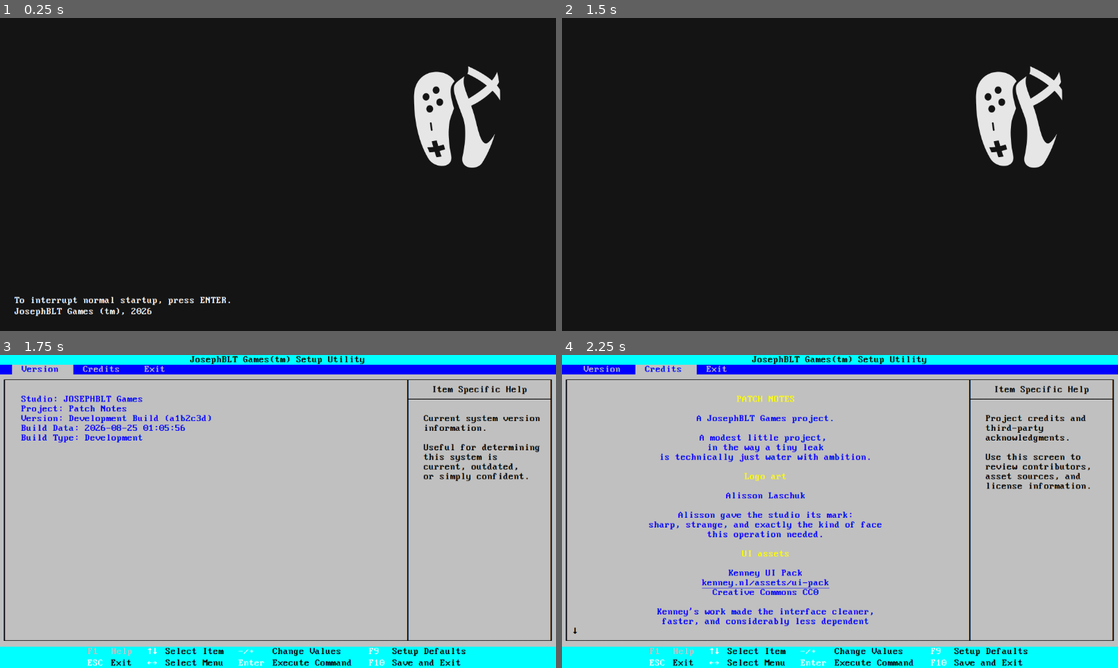
Above: before the commit, frames 1-4 (two rows, left to right).
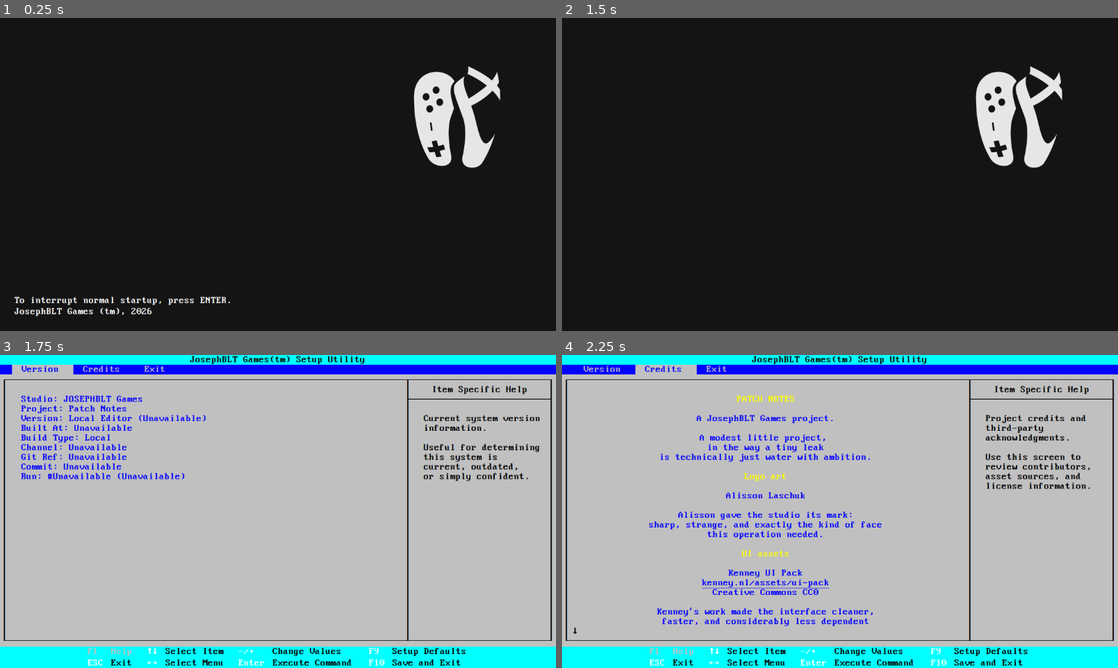
Above: after the commit, the same moments.

Repository: Josephblt/patch-notes
Game: Godot game, scene res://scenes/startup.tscn
The game is run twice, just before and just after one commit, with the same random seed, the same clock (stepped at 60 frames per second) and the same inputs.
Inputs:
- Up to frame 1 (0.25 s): no input
- Up to frame 2 (1.5 s): tap Enter (bios_accept) at 0.5 s; hold Right (bios_right) 0.53-1.28 s; hold Enter (bios_accept) 0.53-1.28 s; hold Down (bios_down) from 1.28 s (still down); tap Space (bios_select) at 1.35 s
- Up to frame 3 (1.75 s): keep holding Down (bios_down)
- Up to frame 4 (2.25 s): tap Enter (bios_accept) at 2 s; release Down (bios_down) at 2.03 s; hold Right (bios_right) from 2.03 s (still down); hold Enter (bios_accept) from 2.03 s (still down)

Frames 1-2 are identical in both runs. In frame 3, 1.5% of the frame differs, in the area x 3-38%, y 19-40%; in frame 4, nothing differs.

Commit message:
Generate BIOS build metadata

Diff:
--- a/src/scenes/bios/version.tscn
+++ b/src/scenes/bios/version.tscn
@@ -51,7 +51,7 @@
 theme_override_colors/font_color = Color(0, 0, 1, 1)
 theme_override_fonts/font = ExtResource("1_f65hb")
 theme_override_font_sizes/font_size = 20
-text = "    Build Data: 2026-08-25 01:05:56"
+text = "    Built At: Unavailable"
 vertical_alignment = 1
 
 [node name="VersionLine5" type="Label" parent="VersionLeftVBoxContainer" unique_id=1820342736]
@@ -62,8 +62,40 @@
 text = "    Build Type: Development"
 vertical_alignment = 1
 
+[node name="VersionLine6" type="Label" parent="VersionLeftVBoxContainer" unique_id=455594801]
+layout_mode = 2
+theme_override_colors/font_color = Color(0, 0, 1, 1)
+theme_override_fonts/font = ExtResource("1_f65hb")
+theme_override_font_sizes/font_size = 20
+text = "    Channel: Unavailable"
+vertical_alignment = 1
+
+[node name="VersionLine7" type="Label" parent="VersionLeftVBoxContainer" unique_id=1840571315]
+layout_mode = 2
+theme_override_colors/font_color = Color(0, 0, 1, 1)
+theme_override_fonts/font = ExtResource("1_f65hb")
+theme_override_font_sizes/font_size = 20
+text = "    Git Ref: Unavailable"
+vertical_alignment = 1
+
+[node name="VersionLine8" type="Label" parent="VersionLeftVBoxContainer" unique_id=2079533215]
+layout_mode = 2
+theme_override_colors/font_color = Color(0, 0, 1, 1)
+theme_override_fonts/font = ExtResource("1_f65hb")
+theme_override_font_sizes/font_size = 20
+text = "    Commit: Unavailable"
+vertical_alignment = 1
+
+[node name="VersionLine9" type="Label" parent="VersionLeftVBoxContainer" unique_id=1028052629]
+layout_mode = 2
+theme_override_colors/font_color = Color(0, 0, 1, 1)
+theme_override_fonts/font = ExtResource("1_f65hb")
+theme_override_font_sizes/font_size = 20
+text = "    Run: #Unavailable (Unavailable)"
+vertical_alignment = 1
+
 [node name="VersionLineBottom" type="Label" parent="VersionLeftVBoxContainer" unique_id=991449391]
-custom_minimum_size = Vector2(0, 420)
+custom_minimum_size = Vector2(0, 340)
 layout_mode = 2
 theme_override_colors/font_color = Color(0, 0, 0, 1)
 theme_override_fonts/font = ExtResource("1_f65hb")
--- /dev/null
+++ b/src/scripts/models/build_metadata.gd
@@ -0,0 +1,72 @@
+class_name BuildMetadata
+extends RefCounted
+
+
+const DEFAULT_PATH: String = "res://data/build_metadata.json"
+const UNAVAILABLE: String = "Unavailable"
+const LOCAL_VERSION_LABEL: String = "Local Editor"
+const LOCAL_BUILD_TYPE: String = "Local"
+
+var version_label: String = LOCAL_VERSION_LABEL
+var built_at: String = UNAVAILABLE
+var build_type: String = LOCAL_BUILD_TYPE
+var build_channel: String = UNAVAILABLE
+var git_ref: String = UNAVAILABLE
+var commit_sha: String = UNAVAILABLE
+var short_sha: String = UNAVAILABLE
+var run_number: String = UNAVAILABLE
+var run_id: String = UNAVAILABLE
+
+
+static func load_default() -> BuildMetadata:
+	return load_from_path(DEFAULT_PATH)
+
+
+static func load_from_path(metadata_path: String) -> BuildMetadata:
+	var metadata := BuildMetadata.new()
+
+	if not FileAccess.file_exists(metadata_path):
+		return metadata
+
+	var metadata_file: FileAccess = FileAccess.open(metadata_path, FileAccess.READ)
+	if metadata_file == null:
+		return metadata
+
+	var parsed_metadata: Variant = JSON.parse_string(metadata_file.get_as_text())
+	if not (parsed_metadata is Dictionary):
+		return metadata
+
+	metadata._load_from_dictionary(parsed_metadata)
+	return metadata
+
+
+func get_version_display() -> String:
+	return "%s (%s)" % [version_label, short_sha]
+
+
+func get_run_display() -> String:
+	return "#%s (%s)" % [run_number, run_id]
+
+
+func _load_from_dictionary(metadata: Dictionary) -> void:
+	version_label = _metadata_value(metadata, "version_label", LOCAL_VERSION_LABEL)
+	built_at = _metadata_value(metadata, "built_at")
+	build_type = _metadata_value(metadata, "build_type", LOCAL_BUILD_TYPE)
+	build_channel = _metadata_value(metadata, "build_channel")
+	git_ref = _metadata_value(metadata, "git_ref")
+	commit_sha = _metadata_value(metadata, "commit_sha")
+	short_sha = _metadata_value(metadata, "short_sha")
+	run_number = _metadata_value(metadata, "run_number")
+	run_id = _metadata_value(metadata, "run_id")
+
+
+func _metadata_value(metadata: Dictionary, key: String, fallback: String = UNAVAILABLE) -> String:
+	var value: Variant = metadata.get(key, fallback)
+	if value == null:
+		return fallback
+
+	var string_value: String = str(value).strip_edges()
+	if string_value.is_empty():
+		return fallback
+
+	return string_value
--- a/src/scripts/scenes/bios/version.gd
+++ b/src/scripts/scenes/bios/version.gd
@@ -1,2 +1,23 @@
 class_name BiosVersion
 extends BiosItem
+
+
+@onready var _version_label: Label = $VersionLeftVBoxContainer/VersionLine3
+@onready var _built_at_label: Label = $VersionLeftVBoxContainer/VersionLine4
+@onready var _build_type_label: Label = $VersionLeftVBoxContainer/VersionLine5
+@onready var _build_channel_label: Label = $VersionLeftVBoxContainer/VersionLine6
+@onready var _git_ref_label: Label = $VersionLeftVBoxContainer/VersionLine7
+@onready var _commit_label: Label = $VersionLeftVBoxContainer/VersionLine8
+@onready var _run_label: Label = $VersionLeftVBoxContainer/VersionLine9
+
+
+func _ready() -> void:
+	var metadata: BuildMetadata = BuildMetadata.load_default()
+
+	_version_label.text = "    Version: %s" % metadata.get_version_display()
+	_built_at_label.text = "    Built At: %s" % metadata.built_at
+	_build_type_label.text = "    Build Type: %s" % metadata.build_type
+	_build_channel_label.text = "    Channel: %s" % metadata.build_channel
+	_git_ref_label.text = "    Git Ref: %s" % metadata.git_ref
+	_commit_label.text = "    Commit: %s" % metadata.commit_sha
+	_run_label.text = "    Run: %s" % metadata.get_run_display()
Not shown, added: src/scripts/models/build_metadata.gd.uid
Not shown, added: .github/scripts/generate-build-metadata.sh
Not shown, changed: .github/scripts/validate-godot-web-export.sh
Not shown, changed: .github/workflows/deploy-pages.yml
Not shown, changed: .github/workflows/publish-itch.yml
Not shown, changed: .gitignore
